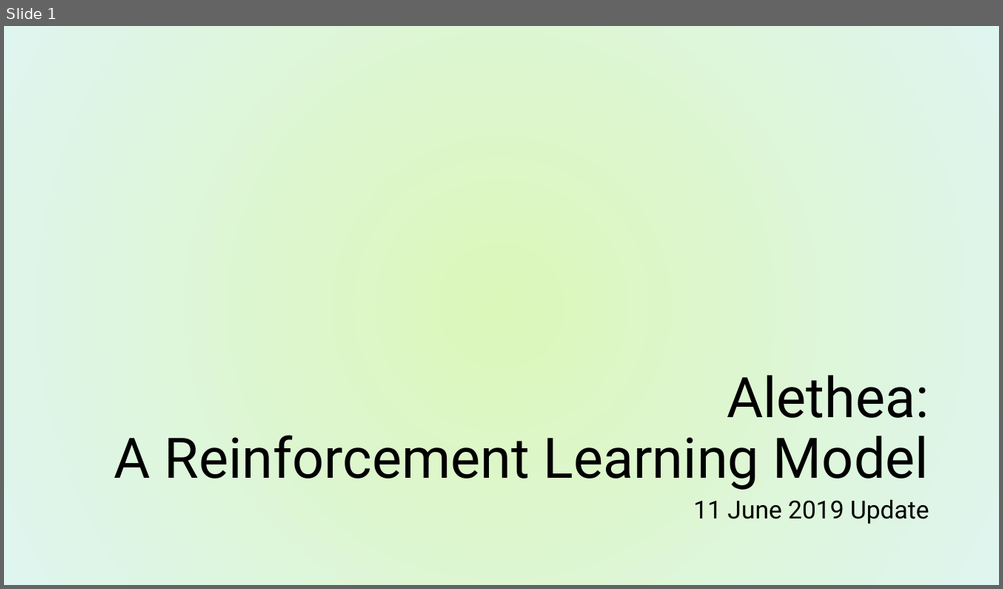
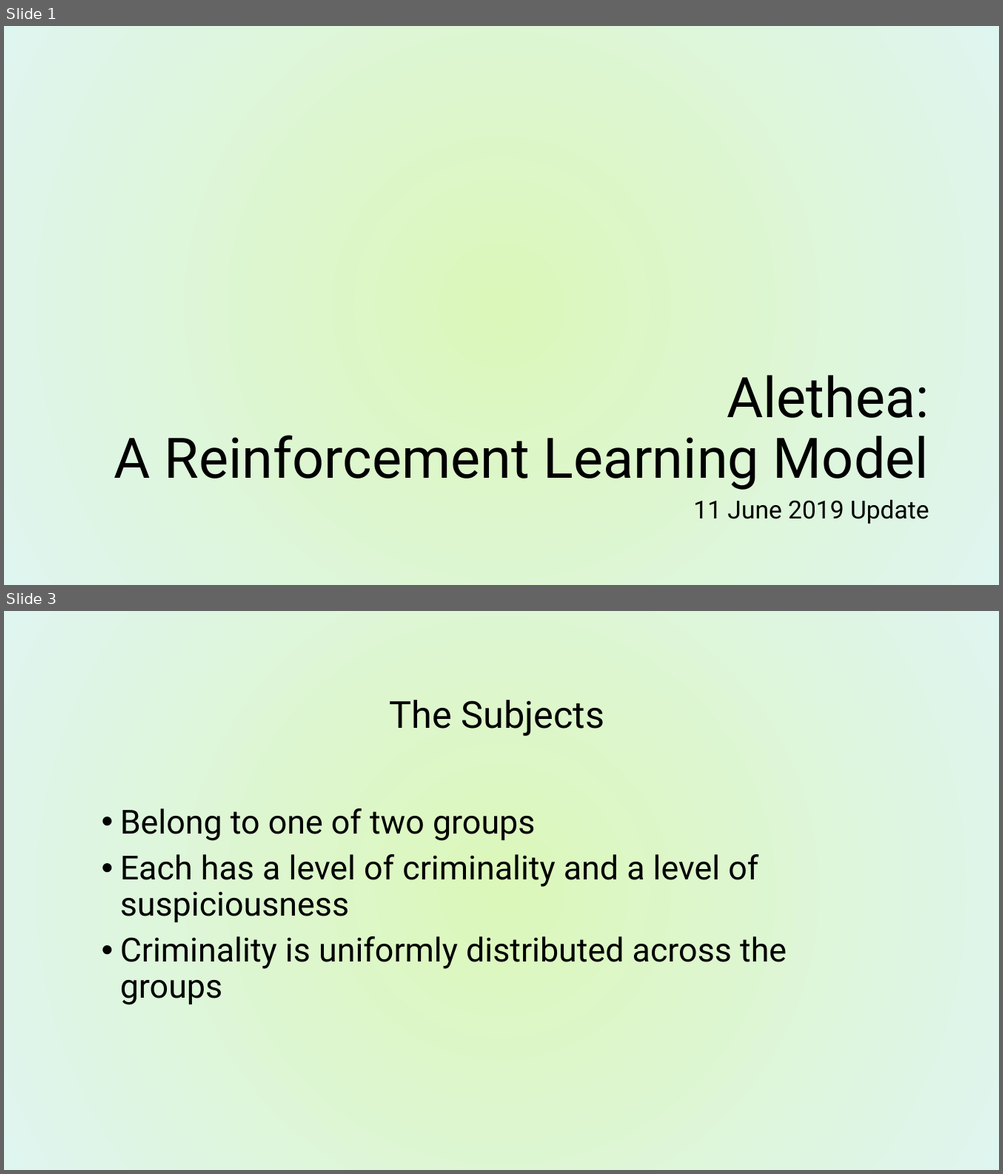
Before and after one commit to Kgatliffe/Alethea, a slide deck: Alethea11June2019.pptx. Shown one above the other, each under a label of ours: slide 1 before the commit, slides 1 and 3 after it; the slides between them are not shown. The pictures are 1003x589 and 1003x1174 pixels, drawn with LibreOffice and Linux fonts; fonts in the diff are those of the drawing; background and template pictures are left out. Boxes give left, top, right and bottom in pixels: in the first picture for what was removed or moved away, otherwise in the second. Text is boxed around its words. In the diff, an @@ line names an element or a change of style, - is before the commit and + after.

```diff
--- a/Alethea11June2019.pptx
+++ b/Alethea11June2019.pptx
@@ slide 3 added at (4, 611, 999, 1170), background picture (left out) @@
@@ title added at (390, 700, 605, 736), 36 pt, text #000000 @@
+The Subjects
@@ text added at (120, 809, 786, 1005), 32 pt, text #000000 @@
+• Belong to one of two groups
+• Each has a level of criminality and a level of suspiciousness
+• Criminality is uniformly distributed across the groups
```
Also in this commit, not shown: 6 slides changed, 1 other slide added, 35 other files.
